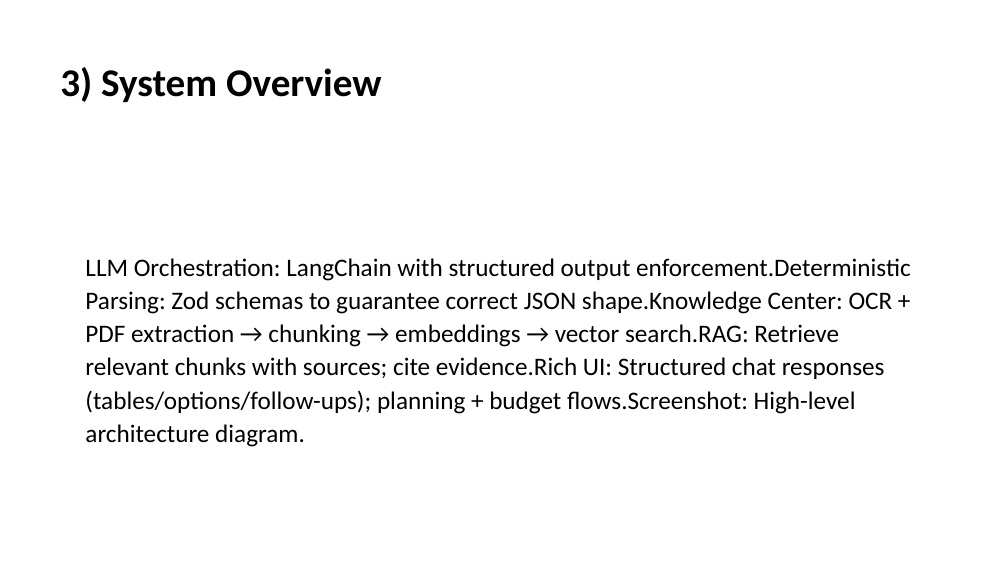
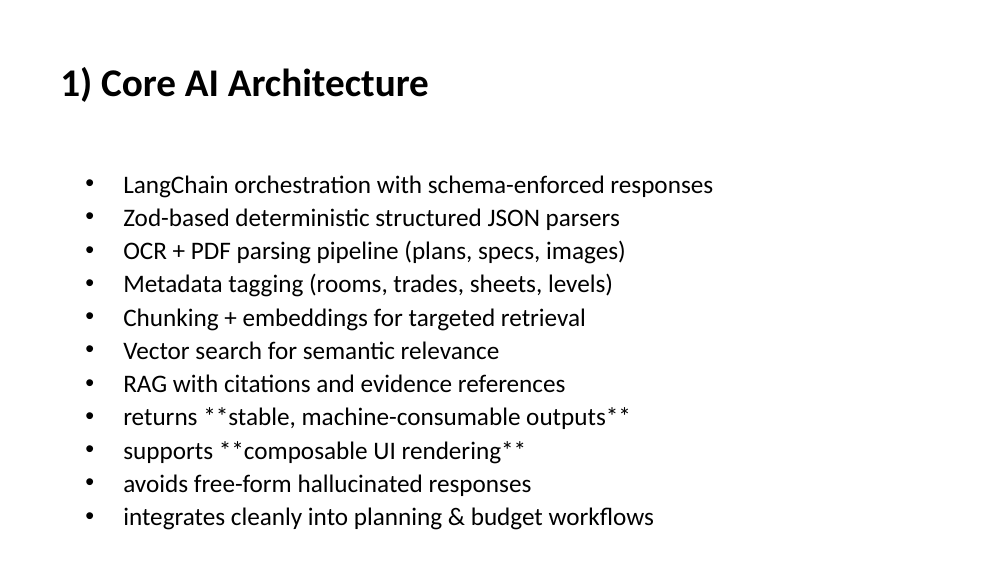
Before and after one commit to IndrasenaV/buildwise, a slide deck: slide 2 of docs/ai-capability-buildwise-showcase.pptx (slide 3 before the commit). Drawn at 1008x567 pixels with LibreOffice and Linux fonts; fonts in the diff are those of the drawing. Boxes give left, top, right and bottom in pixels: in the first picture for what was removed or moved away, otherwise in the second. Text is boxed around its words. In the diff, an @@ line names an element or a change of style, - is before the commit and + after.

```diff
--- a/docs/ai-capability-buildwise-showcase.pptx
+++ b/docs/ai-capability-buildwise-showcase.pptx
@@ text at (60, 67, 429, 102): text changed @@
-3) System Overview
+1) Core AI Architecture
@@ text at (123, 175, 713, 530): text changed @@
-• LLM Orchestration: LangChain with structured output enforcement.Deterministic Parsing: Zod schemas to guarantee correct JSON shape.Knowledge Center: OCR + PDF extraction → chunking → embeddings → vector search.RAG: Retrieve relevant chunks with sources; cite evidence.Rich UI: Structured chat responses (tables/options/follow-ups); planning + budget flows.Screenshot: High-level architecture diagram.
+• LangChain orchestration with schema-enforced responses
+• Zod-based deterministic structured JSON parsers
+• OCR + PDF parsing pipeline (plans, specs, images)
+• Metadata tagging (rooms, trades, sheets, levels)
+• Chunking + embeddings for targeted retrieval
+• Vector search for semantic relevance
+• RAG with citations and evidence references
+• returns **stable, machine-consumable outputs**
+• supports **composable UI rendering**
+• avoids free-form hallucinated responses
+• integrates cleanly into planning & budget workflows
```
Also in this commit, not shown: 2 other slides changed, 8 slides added, 12 slides removed, 3 other files.
